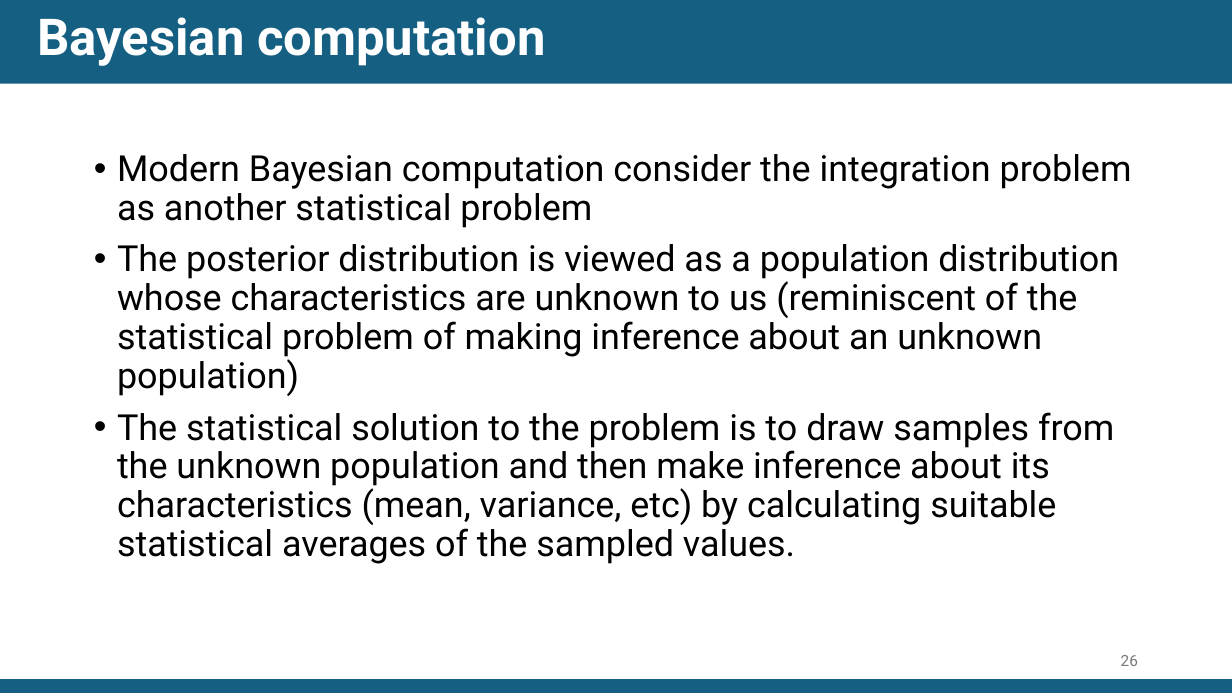
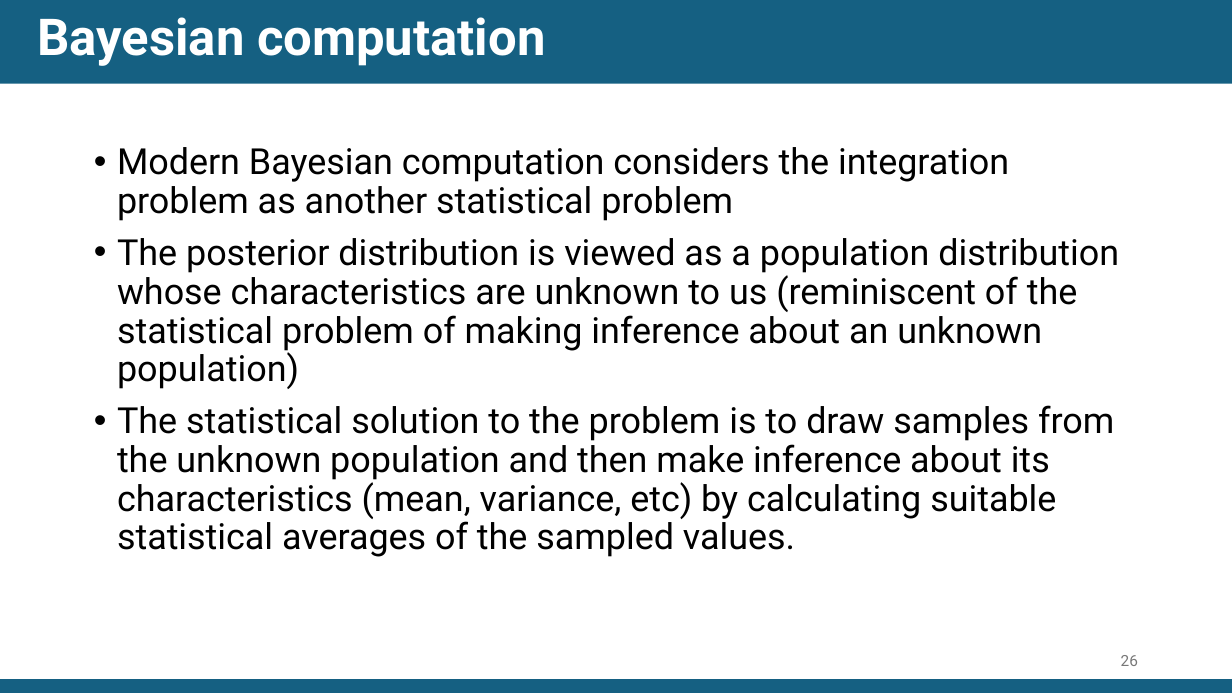
Before and after one commit to EdsonUtazi/CISON_Workshop_Nigeria, a slide deck: slide 26 of Day 1 files/Bayesian inference and computation using INLA and inlabru.pptx. Drawn at 1232x693 pixels with LibreOffice and Linux fonts; fonts in the diff are those of the drawing. Boxes give left, top, right and bottom in pixels: in the first picture for what was removed or moved away, otherwise in the second. Text is boxed around its words. In the diff, an @@ line names an element or a change of style, - is before the commit and + after.

Commit message:
updated Bayes slides

```diff
--- a/Day 1 files/Bayesian inference and computation using INLA and inlabru.pptx
+++ b/Day 1 files/Bayesian inference and computation using INLA and inlabru.pptx
@@ text at [117, 147, 1009, 221]: text changed @@
-• Modern Bayesian computation consider the integration problem as another statistical problem
+• Modern Bayesian computation considers the integration problem as another statistical problem
```
Also in this commit, not shown: 5 other slides changed, 1 slide added, 1 slide removed.
